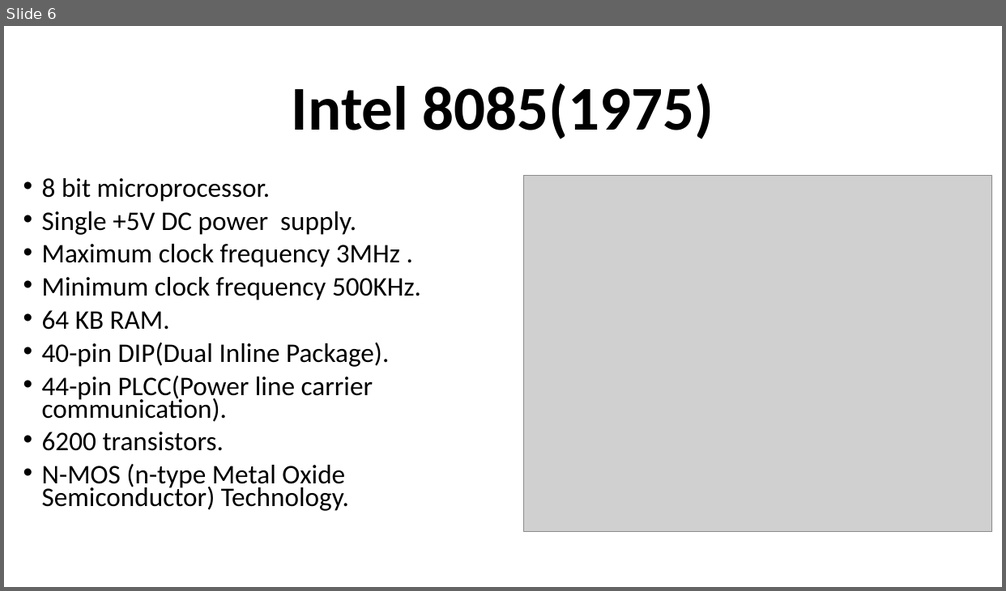
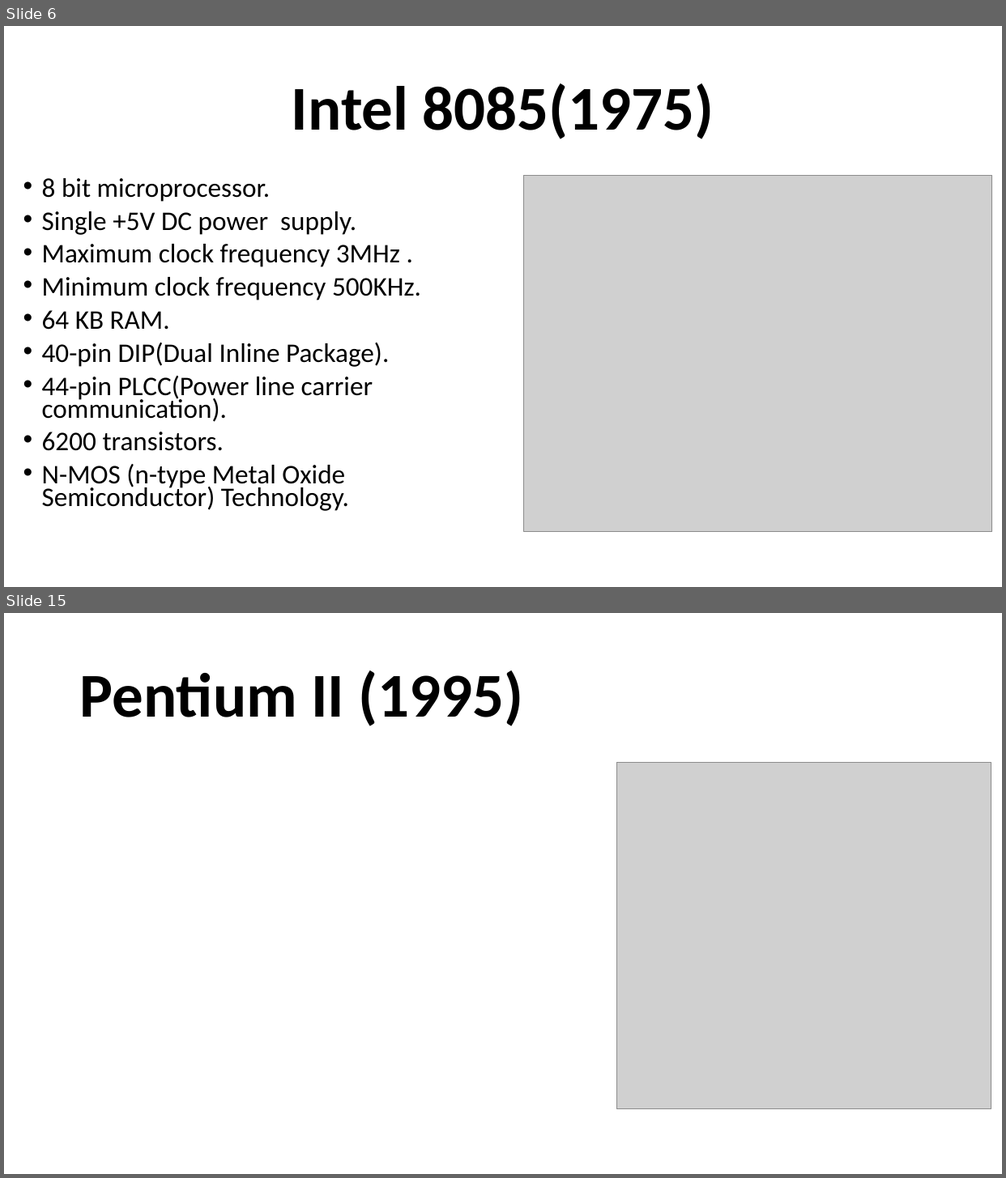
Before and after one commit to MENAGAMM/-JAVA-CODING, a slide deck: Microprocessor.pptx. Shown one above the other, each under a label of ours: slide 6 before the commit, slides 6 and 15 after it; the slides between them are not shown. The pictures are 1006x591 and 1006x1178 pixels, drawn with LibreOffice and Linux fonts; fonts in the diff are those of the drawing; grey boxes stand for pictures. Boxes give left, top, right and bottom in pixels: in the first picture for what was removed or moved away, otherwise in the second. Text is boxed around its words. In the diff, an @@ line names an element or a change of style, - is before the commit and + after.

```diff
--- a/Microprocessor.pptx
+++ b/Microprocessor.pptx
@@ slide 15 added at (4, 613, 1002, 1174), background #FFFFFF @@
@@ title added at (80, 671, 524, 726), 60 pt, text #000000, bold @@
+Pentium II (1995)
@@ picture added at (616, 763, 991, 1110) @@
```
Also in this commit, not shown: 7 slides changed, 4 other slides added.
